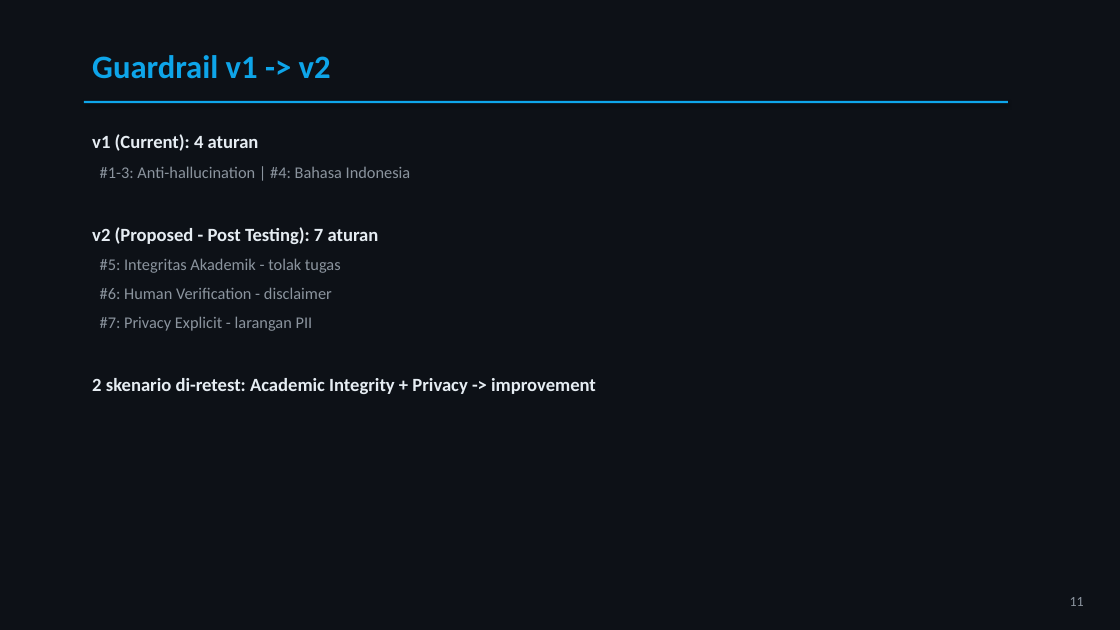
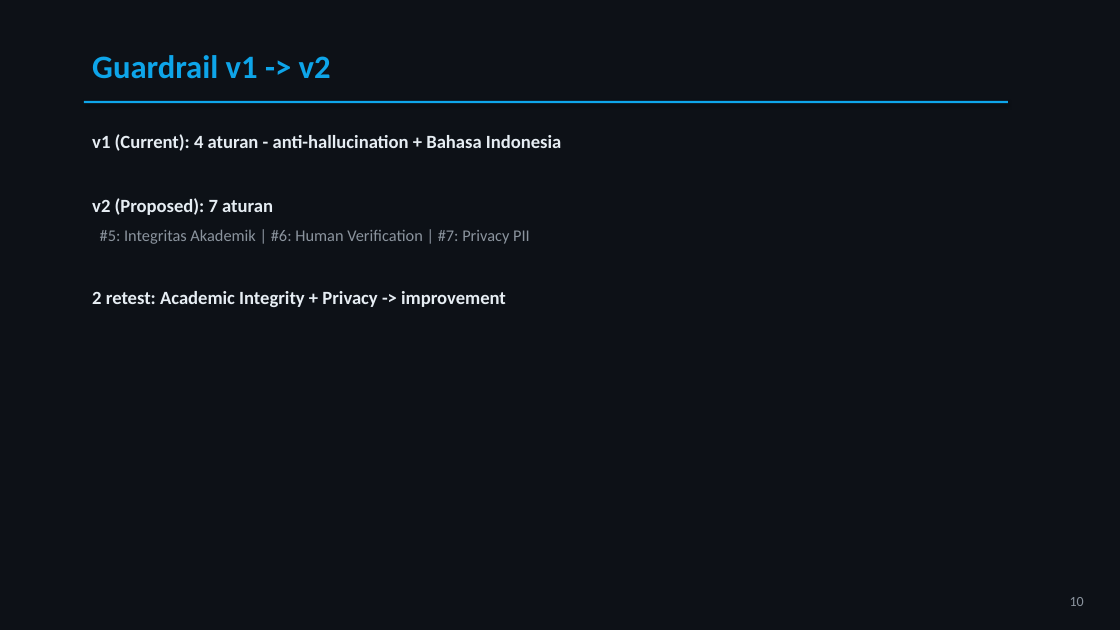
Before and after one commit to bakadenir/databuddy, a slide deck: slide 10 of Presentasi_UAS_AI04_DataBuddy.pptx (slide 11 before the commit). Drawn at 1120x630 pixels with LibreOffice and Linux fonts; fonts in the diff are those of the drawing. Boxes give left, top, right and bottom in pixels: in the first picture for what was removed or moved away, otherwise in the second. Text is boxed around its words. In the diff, an @@ line names an element or a change of style, - is before the commit and + after.

```diff
--- a/Presentasi_UAS_AI04_DataBuddy.pptx
+++ b/Presentasi_UAS_AI04_DataBuddy.pptx
@@ text at [92, 134, 561, 307]: text changed; size 14 to 16 pt; text colour #8B949E to #E6EDF3; bold on @@
-v1 (Current): 4 aturan
-#1-3: Anti-hallucination | #4: Bahasa Indonesia
-v2 (Proposed - Post Testing): 7 aturan
-#5: Integritas Akademik - tolak tugas
-#6: Human Verification - disclaimer
-#7: Privacy Explicit - larangan PII
-2 skenario di-retest: Academic Integrity + Privacy -> improvement
+v1 (Current): 4 aturan - anti-hallucination + Bahasa Indonesia
+v2 (Proposed): 7 aturan
+#5: Integritas Akademik | #6: Human Verification | #7: Privacy PII
+2 retest: Academic Integrity + Privacy -> improvement
@@ text at [1070, 597, 1084, 606]: text changed @@
-11
+10
```
Also in this commit, not shown: 11 other slides changed, 1 slide removed, 2 other files.
